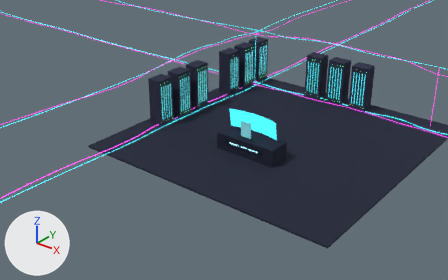
Two versions of the glTF model public/models/server-room.glb, one commit apart.
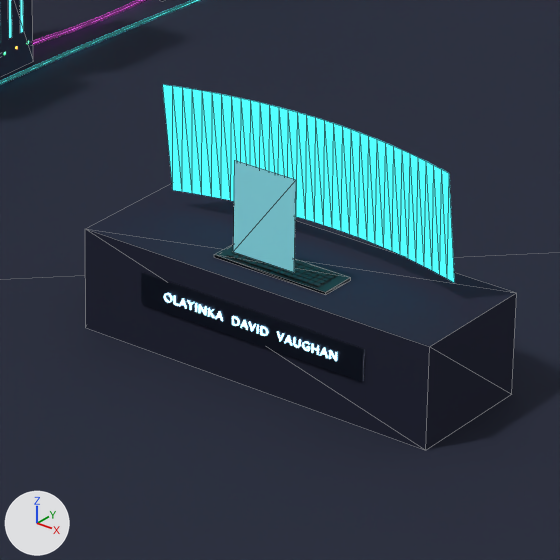
Each version appears first from a camera (50 mm lens) standing at (16.24, -24.95, 14.13) and looking at (-0.59, -3.92, 1.1), and next in a close-up on the part from 45% to 66% of the width and 34% to 66% of the height. The axes (+X, +Y, +Z) are drawn at lower left. The lights are the same throughout. The last two pictures show the newer version. The close-ups show mesh edges as thin lines. Where no turn or scale is listed for an object, it has been applied to the vertices. Vertices at exactly the same position are counted once.

Objects in the first close-up: 'Cable_FloorLeft_cyan', 'Desk', 'DeskNameplate_plate', 'DeskNameplate_text', 'Floor', 'Keyboard_body', 'Monitor', 'OperatorHolo', 'Rack_studysprint' and 2 more.
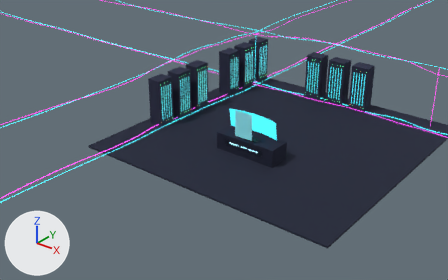
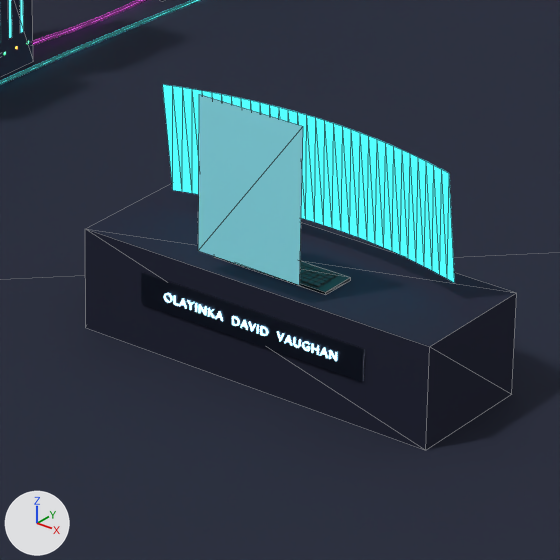
Boxes [x1, y1, x2, y2] around the edits, measured in the close-ups (560 x 560 px):
'OperatorHolo', reshaped, moved (66% wider, 70% taller)
    before: [233, 160, 296, 272]
    after: [198, 94, 303, 285]

What changed in the scene script:
```text
Change me_plane:
    used by ob_operatorholo; location = (0.0, -2.95, 1.45)
    remove me_plane.from_pydata(...)  # 4 vertices, 2 faces; spans x -0.3..0.3, y 0.0, z -0.4..0.4
    add me_plane.from_pydata(...)  # 4 vertices, 2 faces; spans x -0.5..0.5, y 0.0, z -0.675..0.675
    me_plane part 1
    me_plane.vertices[0].co: (-0.3, 0.0, -0.4) -> (-0.5, 0.0, -0.675)  # pixel (233, 251) -> pixel (198, 250)
    me_plane.vertices[1].co: (0.3, 0.0, -0.4) -> (0.5, 0.0, -0.675)  # pixel (294, 272) -> pixel (299, 285)
    me_plane.vertices[2].co: (-0.3, 0.0, 0.4) -> (-0.5, 0.0, 0.675)  # pixel (234, 160) -> pixel (199, 94)
    me_plane.vertices[3].co: (0.3, 0.0, 0.4) -> (0.5, 0.0, 0.675)  # pixel (296, 179) -> pixel (303, 126)
Change ob_operatorholo:
    ob_operatorholo.location: (0.0, -2.95, 1.45) -> (0.0, -3.15, 1.75)
```
